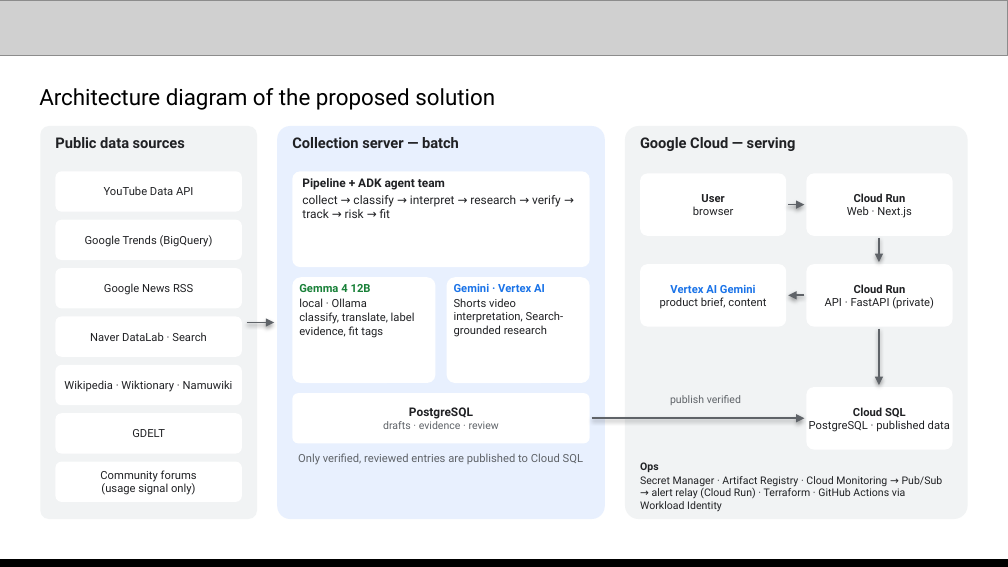
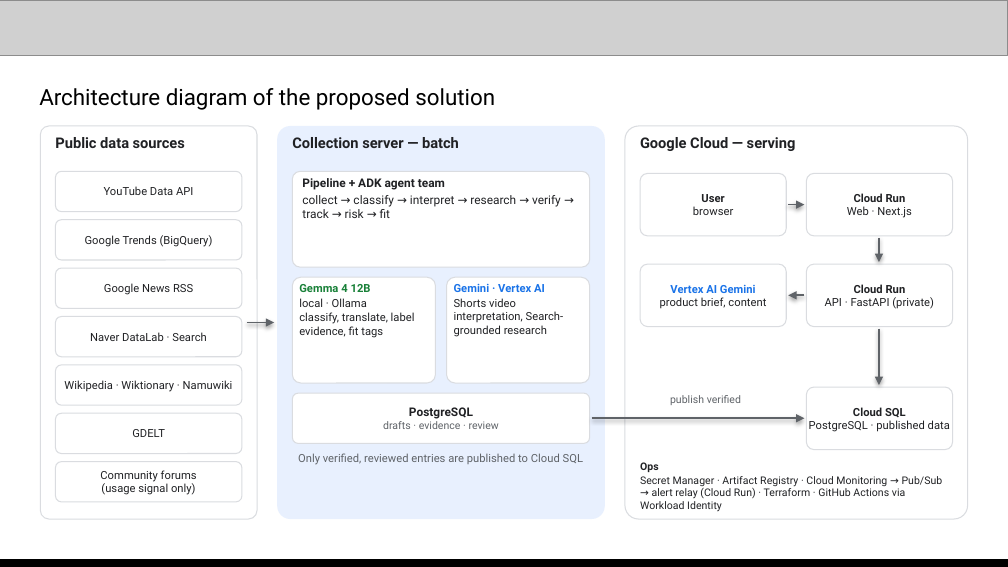
Before and after one commit to Sihyeon-Ji/trend-interpreter, a slide deck: slide 7 of docs/대회/제출/AI-Builder-Cup-제출-초안.pptx. Drawn at 1008x567 pixels with LibreOffice and Linux fonts; fonts in the diff are those of the drawing; grey boxes stand for pictures. Boxes give left, top, right and bottom in pixels: in the first picture for what was removed or moved away, otherwise in the second. Text is boxed around its words. In the diff, an @@ line names an element or a change of style, - is before the commit and + after.

```diff
--- a/docs/대회/제출/AI-Builder-Cup-제출-초안.pptx
+++ b/docs/대회/제출/AI-Builder-Cup-제출-초안.pptx
@@ rounded rectangle at [40,126,257,519]: fill #F1F3F4 to #FFFFFF; outline none to #DADCE0 0.75 pt @@
@@ rounded rectangle at [625,126,968,519]: fill #F1F3F4 to #FFFFFF; outline none to #DADCE0 0.75 pt @@
@@ outline none to #DADCE0 0.75 pt in 16 elements at [55,171,242,212], [55,220,242,260], [55,268,242,308], [55,317,242,357], [55,365,242,405], [55,413,242,454], [55,462,242,502], [292,171,590,267], [292,277,435,383], [447,277,590,383], [292,393,590,444], [640,173,786,236], [806,173,953,236], [806,264,953,327], [640,264,786,327], [806,387,953,450] @@
```
Also in this commit, not shown: 13 other slides changed.
